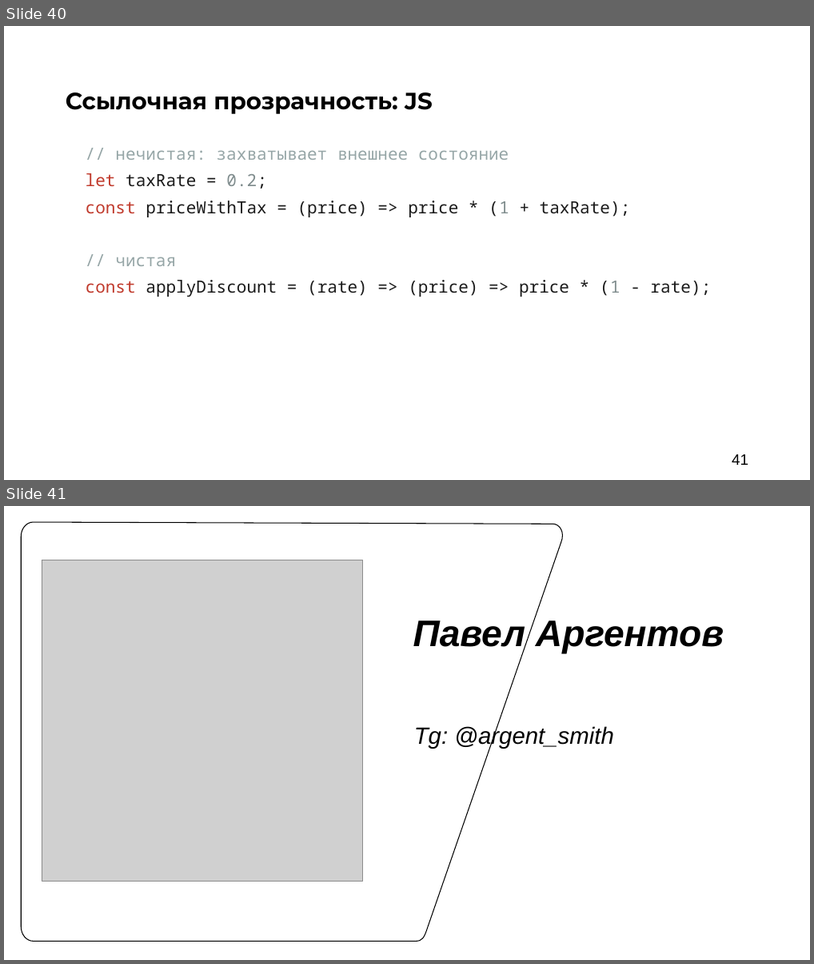
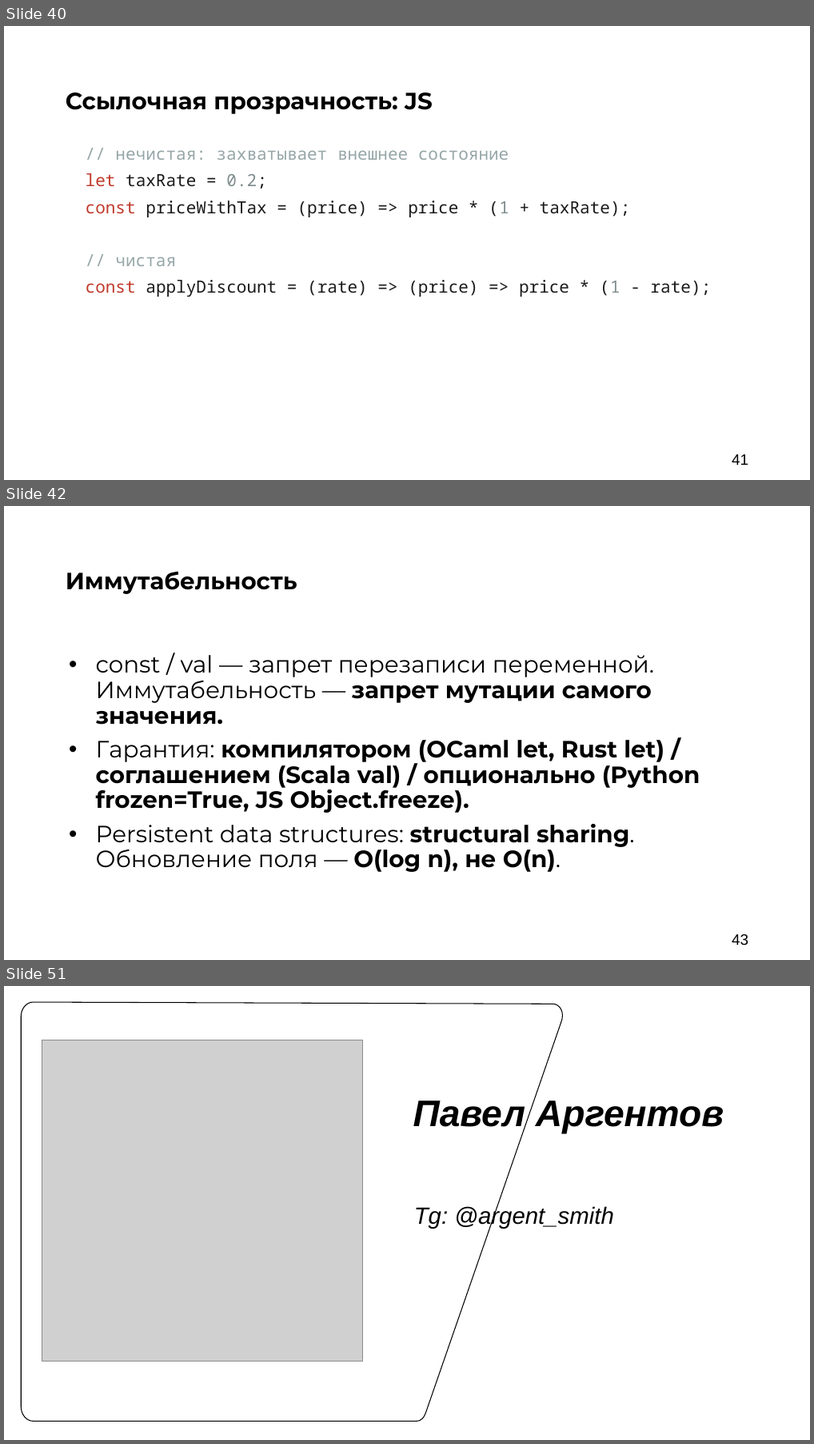
Before and after one commit to argent-smith/presentations, a slide deck: FP_Talk_2026/nastachku/final_presentation.pptx. Shown one above the other, each under a label of ours: slides 40 and 41 before the commit, slides 40, 42 and 51 after it; the slides between them are not shown. The pictures are 814x964 and 814x1444 pixels, drawn with LibreOffice and Linux fonts; fonts in the diff are those of the drawing; grey boxes stand for pictures; background and template pictures are left out. Boxes give left, top, right and bottom in pixels: in the first picture for what was removed or moved away, otherwise in the second. Text is boxed around its words. In the diff, an @@ line names an element or a change of style, - is before the commit and + after.

```diff
--- a/FP_Talk_2026/nastachku/final_presentation.pptx
+++ b/FP_Talk_2026/nastachku/final_presentation.pptx
@@ slide 42 added at (4, 506, 810, 960), background #FFFFFF @@
@@ text added at (66, 571, 298, 594), 28 pt, text #000000, bold @@
+Иммутабельность
@@ text added at (96, 655, 701, 872), 28 pt, text #000000, bold @@
+• const / val — запрет перезаписи переменной. Иммутабельность — запрет мутации самого значения.
+• Гарантия: компилятором (OCaml let, Rust let) / соглашением (Scala val) / опционально (Python frozen=True, JS Object.freeze).
+• Persistent data structures: structural sharing. Обновление поля — O(log n), не O(n).
@@ page number added at (732, 933, 749, 944), 18 pt, text #000000 @@
+43
@@ what was slide 41 is now slide 51 @@
```
Also in this commit, not shown: 9 other slides added, 1 other file.
